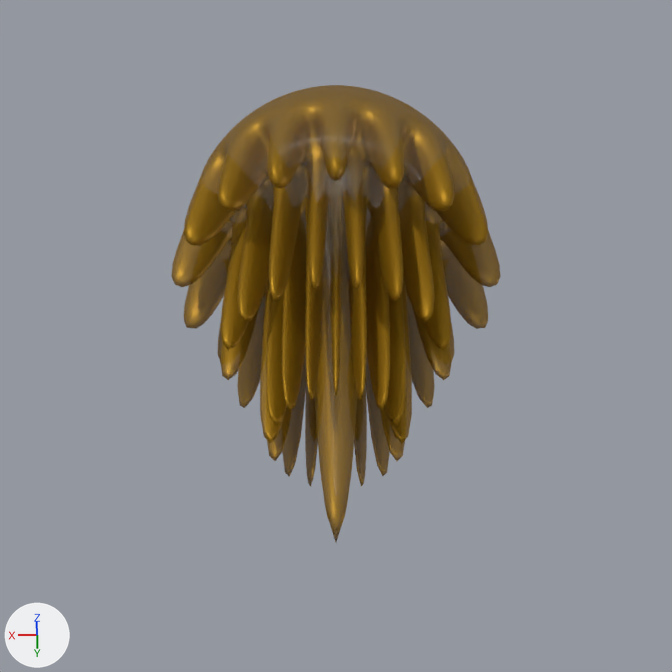
Renders of the Blender file Blends - Projectiles/Polaron Ultra Torpedo/Polaron Ultra Torpedo.blend from each side of a commit.
Camera for both pictures: the file's camera 'Ship Top.001'. The lights are fixed; the arrows at lower left show +X, +Y and +Z.
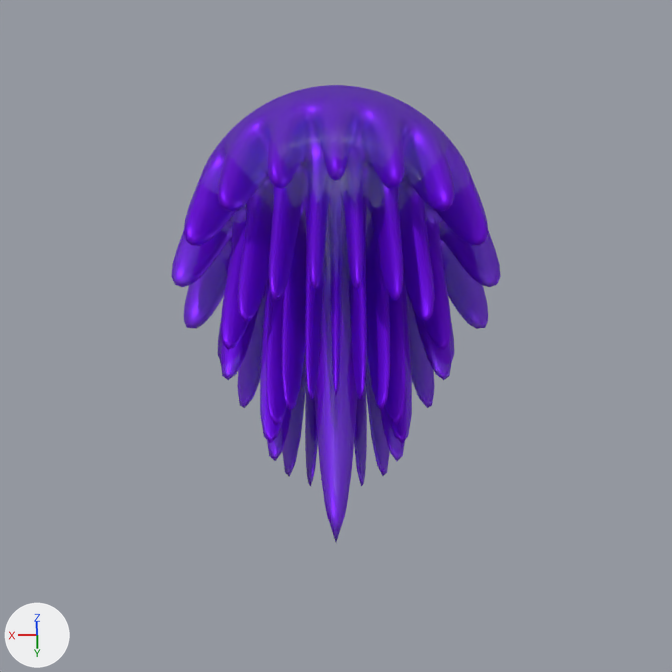
What changed in the scene script:
```text
Add mat_outer_core_purple:
    mat_outer_core_purple = principled_material('Outer Core Purple')
    mat_outer_core_purple.base_color = (0.212, 0.0, 1.0)  # purple #7f00ff
    mat_outer_core_purple.metallic = 0.7
    mat_outer_core_purple.alpha = 0.75
Add mat_outer_core_2_purple:
    mat_outer_core_2_purple = principled_material('Outer Core 2 Purple')
    mat_outer_core_2_purple.base_color = (0.212, 0.0, 1.0)  # purple #7f00ff
    mat_outer_core_2_purple.metallic = 0.7
    mat_outer_core_2_purple.alpha = 0.75
Change me_plane_001:
    where me_plane_001.from_pydata(...)  # 578 vertices, 577 faces; spans x -1.49..1.49, y -2.5..2.5, z -1.49..1.49
    used by ob_plane; parent = ob_polaron_ultra_torpedo; location = (0.0, 0.0, 0.0); scale = (0.9, 0.9, 0.9)
    me_plane_001 part 1: all 304 faces that had it switch from mat_outer_core (yellow #ac8010) to mat_outer_core_purple (purple #7f00ff)
    me_plane_001 part 2: all 273 faces that had it switch from mat_outer_core_2 (yellow #ac8010) to mat_outer_core_2_purple (purple #7f00ff)
```

Changed parts and their boxes [x1, y1, x2, y2] in the pictures (672 x 672 px):
part 1 of me_plane_001, recoloured: [200, 85, 472, 255] in both
part 2 of me_plane_001, recoloured: [171, 114, 501, 542] in both
